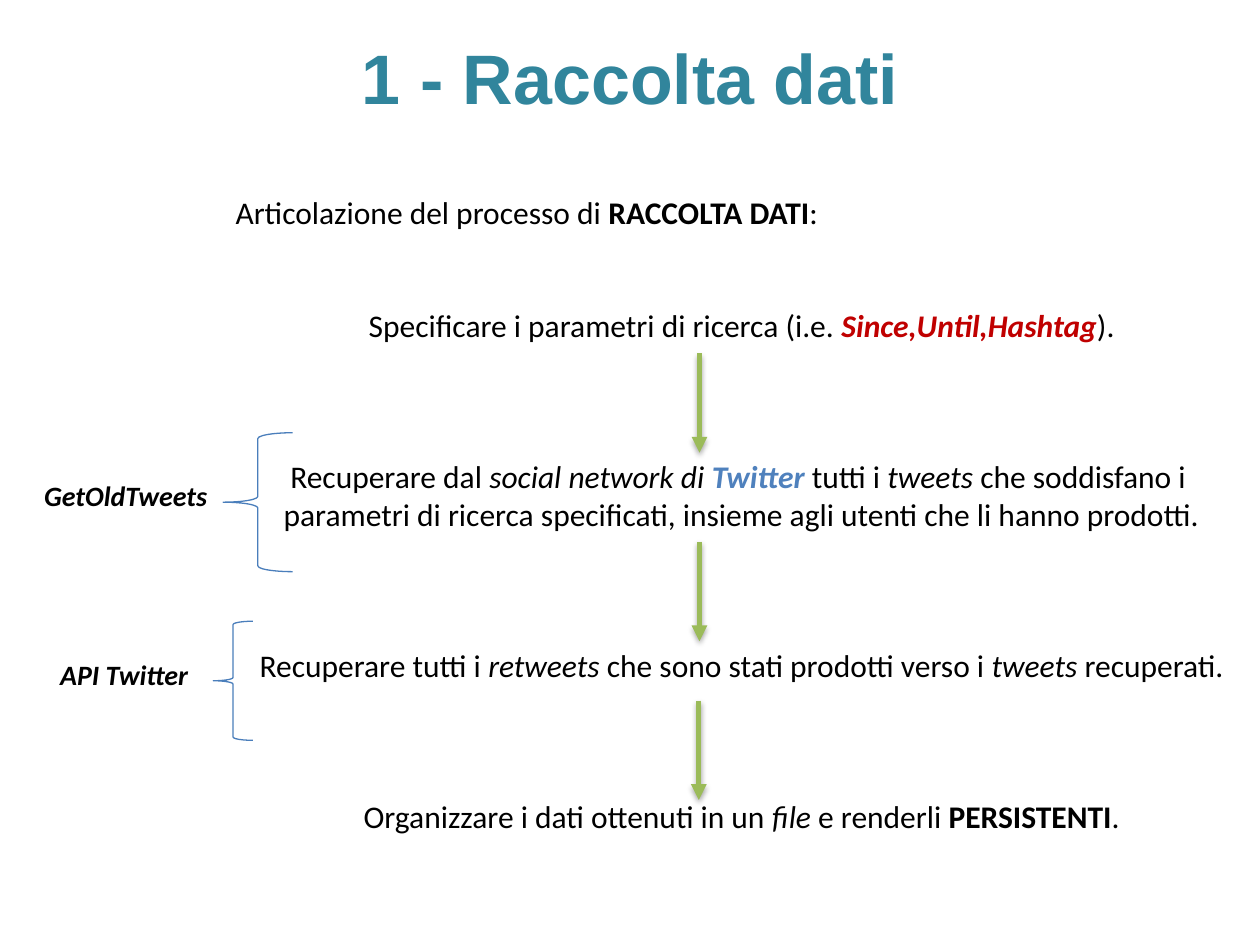
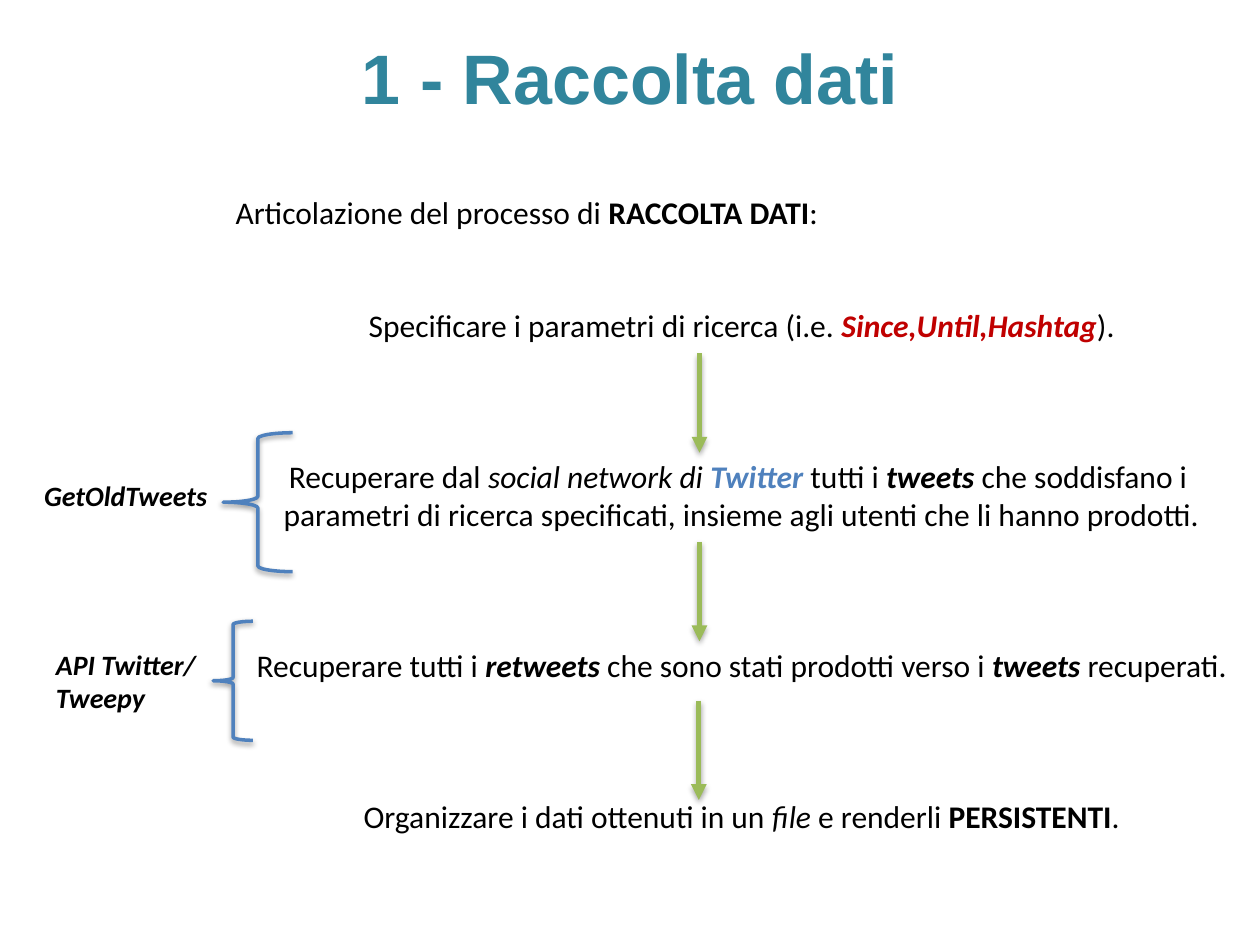
Before and after one commit to sidious1991/TesiLatex, a slide deck: slide 18 of PRESENTAZIONE_TESI/presentazione_agostini_stefano.pptx. Drawn at 1260x945 pixels with LibreOffice and Linux fonts; fonts in the diff are those of the drawing; background and template pictures are left out. Boxes give left, top, right and bottom in pixels: in the first picture for what was removed or moved away, otherwise in the second. Text is boxed around its words. In the diff, an @@ line names an element or a change of style, - is before the commit and + after.

```diff
--- a/PRESENTAZIONE_TESI/presentazione_agostini_stefano.pptx
+++ b/PRESENTAZIONE_TESI/presentazione_agostini_stefano.pptx
@@ left brace at [223, 433, 292, 572]: outline #4B7EBC 0.75 pt to #4F81BD 2 pt; shadow on @@
@@ text at [257, 466, 1227, 682]: bold on in "tweets", "retweets tweets" @@
@@ left brace at [213, 621, 252, 740]: outline #4B7EBC 0.75 pt to #4F81BD 2 pt; shadow on @@
@@ text at [56, 655, 195, 713]: text changed @@
-API Twitter
+API Twitter/
+Tweepy
```
Also in this commit, not shown: 6 other slides changed, 9 slides added, 3 other files.
